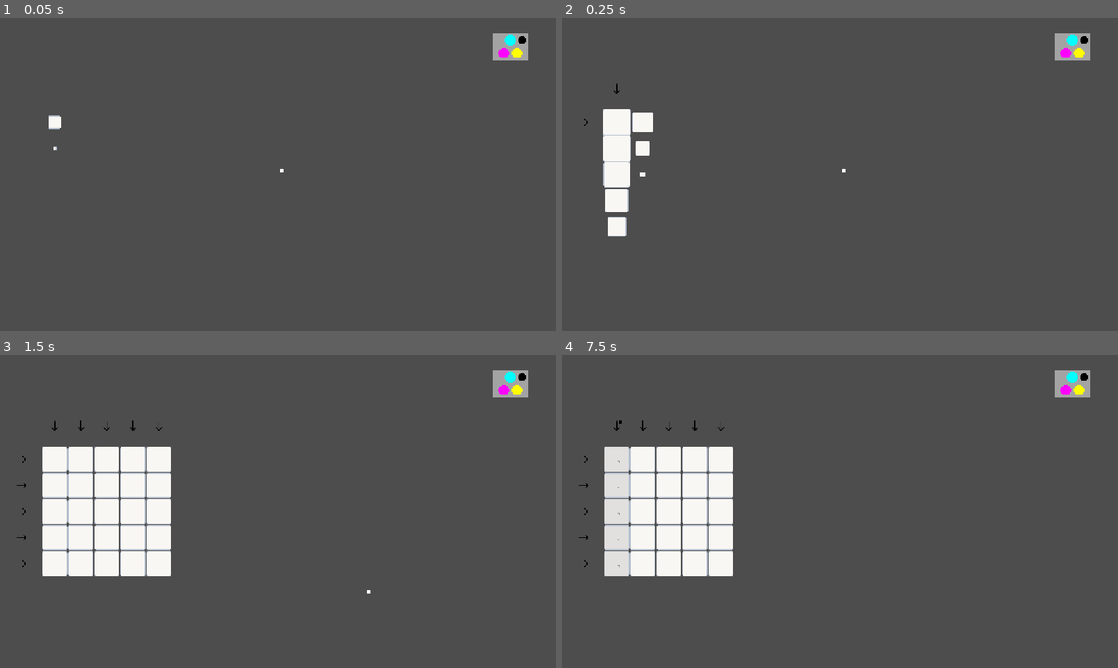
Above: before the commit, frames 1-4 (two rows, left to right).
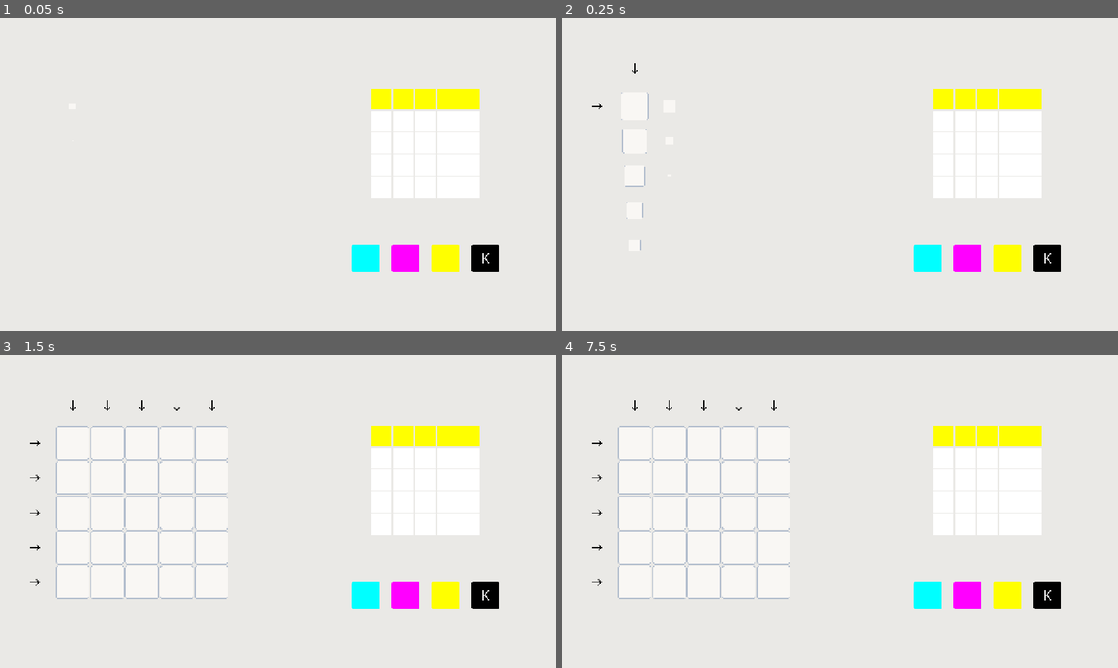
Above: after the commit, the same moments.

Repository: kaminaryu/printing-game
Game: Godot game, scene res://Scenes/main.tscn
Same seed, same stepped clock (60 frames per second), same inputs: the game is played once before the commit and once after it.
Inputs (mouse positions are in pixels of both pictures, inside the frame that each line leads up to):
- Up to frame 1 (0.05 s): no input
- Up to frame 2 (0.25 s): no input
- Up to frame 3 (1.5 s): click (55, 426) at 0.52 s; click (366, 596) at 1.27 s
- Up to frame 4 (7.5 s): click (967, 596) at 2.02 s; click (1006, 596) at 2.77 s; click (1045, 596) at 3.52 s; click (1073, 376) at 4.27 s; click (1067, 389) at 5.02 s; click (1079, 389) at 5.77 s; click (1084, 376) at 6.52 s; click (617, 426) at 7.27 s

The runs differ from the first frame. In frame 1, 100% of the frame differs, in the area x 0-100%, y 0-100%; in frame 2, 98%; in frame 3, 92%; in frame 4, 92%.

Commit message:
feat: Added target grid and win check

Diff:
--- a/Objects/Printer/PrintingGrid/grid_cell.gd
+++ b/Objects/Printer/PrintingGrid/grid_cell.gd
@@ -16,7 +16,6 @@
 	var current_step: String = SaveStatesManager.get_current_step()
 	saved_color[current_step] = color_key()
 	saved_lock[current_step]  = is_ink_locked()
-	print(saved_color)
 
 func _same_color_safeguard(channel: String) -> bool :
 	match channel :
--- /dev/null
+++ b/Objects/Printer/PrintingGrid/grid_square.tscn
@@ -0,0 +1,27 @@
+[gd_scene format=3 uid="uid://oavxnkekmrxa"]
+
+[ext_resource type="Texture2D" uid="uid://cbyrtdsa1tsft" path="res://Assets/Rectangle 1 (1).png" id="1_raani"]
+[ext_resource type="Texture2D" uid="uid://cf5cxmkadxnl8" path="res://Assets/highlight.png" id="2_mswmv"]
+[ext_resource type="Texture2D" uid="uid://ccyrcxvy1ooba" path="res://Assets/LockIndicator.png" id="2_raani"]
+
+[node name="GridSquare" type="Node2D" unique_id=1659444708]
+texture_filter = 1
+
+[node name="GridTexture" type="Sprite2D" parent="." unique_id=1318791069]
+texture = ExtResource("1_raani")
+
+[node name="HighlightOverlay" type="Sprite2D" parent="." unique_id=1016898037]
+visible = false
+texture = ExtResource("2_mswmv")
+
+[node name="LockIndicator" type="Node2D" parent="." unique_id=259100076]
+visible = false
+
+[node name="Shadow" type="Sprite2D" parent="LockIndicator" unique_id=135730023]
+modulate = Color(0.011764706, 0.011764706, 0.011764706, 0.40392157)
+position = Vector2(11, 11)
+texture = ExtResource("2_raani")
+
+[node name="Main" type="Sprite2D" parent="LockIndicator" unique_id=1262207505]
+position = Vector2(10.5, 10.5)
+texture = ExtResource("2_raani")
--- a/Objects/Printer/PrintingGrid/line_picker.gd
+++ /dev/null
@@ -1,16 +0,0 @@
-extends TextureButton
-
-signal paint_requested(print_request: Dictionary)
-
-var grid_alignment: String
-var grid_index: int
-
-
-func _on_button_down() -> void :
-	if (!ColorManager.is_selecting_color()) :
-		return
-
-	paint_requested.emit({
-		"grid_alignment": grid_alignment,
-		"grid_index": grid_index,
-	})
--- a/Objects/Printer/PrintingGrid/line_picker.tscn
+++ /dev/null
@@ -1,16 +0,0 @@
-[gd_scene format=3 uid="uid://8jouw18bf53t"]
-
-[ext_resource type="Texture2D" uid="uid://bwu6q31p51roj" path="res://Assets/Arrow.png" id="1_hoftr"]
-[ext_resource type="Script" uid="uid://dye52h842pph" path="res://Objects/Printer/PrintingGrid/line_picker.gd" id="2_n5rfh"]
-
-[node name="LinePicker" type="TextureButton" unique_id=1069555528]
-texture_filter = 1
-offset_left = -8.0
-offset_top = -8.0
-offset_right = 8.0
-offset_bottom = 8.0
-pivot_offset = Vector2(8, 8)
-texture_normal = ExtResource("1_hoftr")
-script = ExtResource("2_n5rfh")
-
-[connection signal="button_down" from="." to="." method="_on_button_down"]
--- a/Objects/Printer/PrintingGrid/printing_grid.gd
+++ b/Objects/Printer/PrintingGrid/printing_grid.gd
@@ -5,9 +5,11 @@
 @onready var cell_scene = preload("res://Objects/Printer/PrintingGrid/grid_cell.tscn")
 @onready var line_picker_scene = preload("res://Objects/Printer/PrintingGrid/painter.tscn")
 
-const MAX_GRID_BOUNDS: float = 300.0
+const MAX_GRID_BOUNDS: float = 400.0
 const CELL_GAP: int = 2
 const BUTTON_COLORS: Array[String] = ["#00FFFF", "#FF00FF", "#FFFF00", "#000000"]
+const PAINT_CASCADE_SPEED = 0.06
+const CELL_FADE_DURATION = 0.2
 
 var dynamic_square_size: float = 128.0
 var step_size: float = 130.0
@@ -15,10 +17,17 @@
 
 var grid: Array = []
 
+signal paint_cascade_finished
+
 func _ready() -> void :
+
+	SaveStatesManager.grid_redraw_request.connect(_set_cell_state)
+
+func setup_and_build(size: Vector2i) -> void:
+	grid_size = size
 	_init_grid()
 	_init_buttons()
-	SaveStatesManager.grid_redraw_request.connect(_set_cell_state)
+
 
 func _init_grid() -> void :
 	var max_axis_count: float = max(grid_size.x, grid_size.y)
@@ -59,12 +68,13 @@
 	var delay: float = (col * 0.15) + (row * 0.04)
 
 	tween.set_parallel(true)
-	tween.set_trans(Tween.TRANS_BACK)
+	tween.set_trans(Tween.TRANS_SINE)
 	tween.set_ease(Tween.EASE_OUT)
 	tween.tween_property(cell_node, "scale", target_scale, 0.4).set_delay(delay)
 
 
 func _init_buttons() -> void :
+	# Bumped to 48.0 per your previous request for a cleaner structural layout gap
 	const MARGIN: float = 48.0
 
 	for col in range(grid_size.x):
@@ -84,7 +94,6 @@
 		if btn:
 			btn.size = Vector2(dynamic_square_size, dynamic_square_size)
 			btn.position = -btn.size / 2.0
-
 
 		arrow.scale = Vector2.ZERO
 		add_child(arrow)
@@ -109,7 +118,6 @@
 			btn.size = Vector2(dynamic_square_size, dynamic_square_size)
 			btn.position = -btn.size / 2.0
 
-
 		arrow.scale = Vector2.ZERO
 		add_child(arrow)
 		_animate_arrow_entrance(arrow, 0, row)
@@ -117,13 +125,11 @@
 
 func _animate_arrow_entrance(arrow_node: Node2D, col: int, row: int) -> void:
 	var tween: Tween = create_tween()
-
 	var delay: float = 0.1 + (col * 0.15) + (row * 0.15)
 
 	tween.set_parallel(true)
 	tween.set_trans(Tween.TRANS_BACK)
 	tween.set_ease(Tween.EASE_OUT)
-
 	tween.tween_property(arrow_node, "scale", Vector2.ONE, 0.4).set_delay(delay)
 
 
@@ -147,6 +153,8 @@
 
 func _paint_column(col: int, channel: String) -> bool :
 	var lock_cell_count: int = 0
+	var tween: Tween = create_tween()
+
 	for row in range(grid_size.y):
 		var cell: Node = grid[col][row]
 
@@ -158,20 +166,26 @@
 			lock_cell_count += 1
 			continue
 
-		var changed_color: bool = cell.apply_ink(channel)
-
-		if (!changed_color) :
-			lock_cell_count += 1
-			continue
-
-		_update_cell_color(cell)
+		var delay: float = row * PAINT_CASCADE_SPEED
+
+		tween.tween_callback(func():
+			var changed_color: bool = cell.apply_ink(channel)
+			if (changed_color):
+				_update_cell_color(cell)
+		).set_delay(delay)
 
 	var locked: bool = (lock_cell_count == grid_size.y)
+
+	# Uses grid_size.y because columns go downwards vertically
+	var total_delay: float = (grid_size.y - 1) * PAINT_CASCADE_SPEED + CELL_FADE_DURATION
+	tween.tween_callback(func(): paint_cascade_finished.emit()).set_delay(total_delay)
 	return locked
 
 
 func _paint_row(row: int, channel: String) -> bool :
 	var lock_cell_count: int = 0
+	var tween: Tween = create_tween()
+
 	for col in range(grid_size.x):
 		var cell: Node = grid[col][row]
 
@@ -183,17 +197,20 @@
 			lock_cell_count += 1
 			continue
 
-		var changed_color: bool = cell.apply_ink(channel)
-
-		if (!changed_color) :
-			lock_cell_count += 1
-			continue
-
-		_update_cell_color(cell)
+		var delay: float = col * PAINT_CASCADE_SPEED
+
+		tween.tween_callback(func():
+			var changed_color: bool = cell.apply_ink(channel)
+			if (changed_color):
+				_update_cell_color(cell)
+		).set_delay(delay)
 
 	var locked: bool = (lock_cell_count == grid_size.x)
+
+	# FIXED: Changed from grid_size.y to grid_size.x because rows cascade horizontally!
+	var total_delay: float = (grid_size.x - 1) * PAINT_CASCADE_SPEED + CELL_FADE_DURATION
+	tween.tween_callback(func(): paint_cascade_finished.emit()).set_delay(total_delay)
 	return locked
-
 
 func _save_current_state() -> void :
 	SaveStatesManager.increase_step()
@@ -213,7 +230,13 @@
 func _update_cell_color(cell: Node) -> void :
 	var key: String = cell.color_key()
 	var hex: String = ColorManager.COLOR_GLOSSARY.get(key, "#676767")
-	cell.get_node("GridTexture").modulate = Color.from_string(hex, Color.PURPLE)
+	var target_color: Color = Color.from_string(hex, Color.PURPLE)
+
+	var color_tween: Tween = create_tween()
+	color_tween.set_trans(Tween.TRANS_LINEAR)
+	color_tween.set_ease(Tween.EASE_IN)
+	color_tween.tween_property(cell.get_node("GridTexture"), "modulate", target_color, 0.1)
+
 
 func _on_arrow_hovered(alignment: String, index: int) -> void:
 	if alignment == "col":
@@ -224,7 +247,7 @@
 	elif alignment == "row":
 		for col in range(grid_size.x):
 			var cell: Node = grid[col][index]
-			cell.get_node("HighlightOverlay").visible = false
+			cell.get_node("HighlightOverlay").visible = true
 
 func _clear_highlight() -> void:
 	for col in range(grid_size.x):
--- /dev/null
+++ b/Resources/Levels/level_1.tres
@@ -0,0 +1,8 @@
+[gd_resource type="Resource" script_class="LevelData" format=3 uid="uid://dvqu2yenj6lms"]
+
+[ext_resource type="Script" uid="uid://cioivj6k56epn" path="res://Resources/level_data.gd" id="1_0nvgt"]
+
+[resource]
+script = ExtResource("1_0nvgt")
+target_colors = Array[String](["001", "001", "001", "001", "001"])
+metadata/_custom_type_script = "uid://cioivj6k56epn"
--- /dev/null
+++ b/Resources/level_data.gd
@@ -0,0 +1,26 @@
+# level_data.gd
+extends Resource
+class_name LevelData
+
+@export_subgroup("Grid Configuration")
+@export var grid_size: Vector2i = Vector2i(5, 5)
+
+@export_subgroup("Solution Layout")
+@export var target_colors: Array[String] = []
+
+func get_target_grid_2d() -> Array:
+	var grid_2d: Array = []
+
+	for col in range(grid_size.x):
+		grid_2d.append([])
+
+	var index: int = 0
+	for row in range(grid_size.y):
+		for col in range(grid_size.x):
+			if index < target_colors.size():
+				grid_2d[col].append(target_colors[index])
+			else:
+				grid_2d[col].append("000")
+			index += 1
+
+	return grid_2d
--- /dev/null
+++ b/Scenes/ink_palette.gd
@@ -0,0 +1,18 @@
+extends HBoxContainer
+
+func _ready() -> void:
+	var group: ButtonGroup = get_child(0).button_group
+
+	if group:
+		group.pressed.connect(_on_bottle_selected)
+
+func _on_bottle_selected(button: BaseButton) -> void:
+	match button.name:
+		"Cyan":
+			ColorManager.selected_color = 0
+		"Magenta":
+			ColorManager.selected_color = 1
+		"Yellow":
+			ColorManager.selected_color = 2
+		"Key":
+			ColorManager.selected_color = 3
--- a/Scenes/main.gd
+++ b/Scenes/main.gd
@@ -1,4 +1,45 @@
 extends Node2D
+
+@export var current_level: LevelData
+
+@onready var printing_grid = $PrintingGrid
+@onready var target_preview_grid = $CanvasLayer/TargetGrid
+
+var target_grid_data: Array = []
+
+
+func _ready() -> void:
+	printing_grid.paint_cascade_finished.connect(_on_grid_updated)
+	if(current_level):
+		load_level(current_level)
+
+func load_level(level_data: LevelData) -> void:
+	current_level = level_data
+	target_grid_data = level_data.get_target_grid_2d()
+
+	# 1. Direct the UI component to draw itself
+	target_preview_grid.update_preview(level_data)
+
+	printing_grid.setup_and_build(level_data.grid_size)
+
+func _on_grid_updated() -> void:
+	if check_victory_condition():
+		_handle_level_victory()
+
+func check_victory_condition() -> bool:
+	if target_grid_data.is_empty() or printing_grid.grid.is_empty():
+		return false
+
+	for col in range(current_level.grid_size.x):
+		for row in range(current_level.grid_size.y):
+			var cell: Node = printing_grid.grid[col][row]
+			if cell.color_key() != target_grid_data[col][row]:
+				return false
+
+	return true
+
+func _handle_level_victory() -> void:
+	print("Level Cleared! Advancing game state...")
 
 func _input(event: InputEvent) -> void :
 	if (event.is_action_pressed("undo")) :
--- a/Scenes/main.tscn
+++ b/Scenes/main.tscn
@@ -1,22 +1,66 @@
-[gd_scene format=3 uid="uid://b51cck50u8a2w"]
+[gd_scene format=3 uid="uid://db8fia13a2akp"]
 
 [ext_resource type="PackedScene" uid="uid://iivroqoa8ayc" path="res://Objects/Printer/PrintingGrid/printing_grid.tscn" id="1_jjgbg"]
 [ext_resource type="Script" uid="uid://bfro6yuwkgdkj" path="res://Scenes/main.gd" id="1_jjvhh"]
-[ext_resource type="PackedScene" uid="uid://45i1rane3fvq" path="res://UI/Widgets/color_picker.tscn" id="2_bo1nx"]
-[ext_resource type="PackedScene" uid="uid://dewnfey8vrhg7" path="res://UI/Cursor/color_picker_indicator.tscn" id="3_8gbba"]
+[ext_resource type="Resource" uid="uid://dvqu2yenj6lms" path="res://Resources/Levels/level_1.tres" id="2_8gbba"]
+[ext_resource type="Script" uid="uid://db0ayoaavo3xb" path="res://Scenes/target_preview_grid.gd" id="4_jjvhh"]
+[ext_resource type="Script" uid="uid://c5wqouv11ks52" path="res://Scenes/ink_palette.gd" id="5_kry3j"]
+[ext_resource type="Texture2D" uid="uid://c7t7hgvxmyvjp" path="res://Assets/Cyan_Button.png" id="6_ynf5e"]
+[ext_resource type="Texture2D" uid="uid://dbsoa2lx04yjb" path="res://Assets/Magenta_Button.png" id="7_hptm8"]
+[ext_resource type="Texture2D" uid="uid://c70pva0x3x44h" path="res://Assets/Yellow_Button.png" id="8_d1ilt"]
+[ext_resource type="Texture2D" uid="uid://dmv1wnq5j1dge" path="res://Assets/Key_Button.png" id="9_6iyac"]
+
+[sub_resource type="ButtonGroup" id="ButtonGroup_kry3j"]
 
 [node name="Main" type="Node2D" unique_id=1872288472]
 script = ExtResource("1_jjvhh")
+current_level = ExtResource("2_8gbba")
 
 [node name="PrintingGrid" parent="." unique_id=1528432382 instance=ExtResource("1_jjgbg")]
-position = Vector2(246, 360)
+position = Vector2(327, 363)
 
 [node name="CanvasLayer" type="CanvasLayer" parent="." unique_id=1606522880]
 
-[node name="ColorPicker" parent="CanvasLayer" unique_id=1473046839 instance=ExtResource("2_bo1nx")]
-offset_left = -147.0
-offset_top = -684.0
-offset_right = -91.0
-offset_bottom = -644.0
+[node name="TargetGrid" type="Control" parent="CanvasLayer" unique_id=1142256806]
+layout_mode = 3
+anchors_preset = 0
+offset_left = 854.0
+offset_top = 163.0
+offset_right = 894.0
+offset_bottom = 203.0
+script = ExtResource("4_jjvhh")
+max_boundary_size = 250.0
+cell_gap = 3.0
 
-[node name="ColorPickerIndicator" parent="CanvasLayer" unique_id=1218155847 instance=ExtResource("3_8gbba")]
+[node name="Ink Palette" type="HBoxContainer" parent="CanvasLayer" unique_id=1133777245]
+offset_left = 810.0
+offset_top = 521.0
+offset_right = 1490.0
+offset_bottom = 649.0
+scale = Vector2(0.5, 0.5)
+theme_override_constants/separation = 56
+script = ExtResource("5_kry3j")
+
+[node name="Cyan" type="TextureButton" parent="CanvasLayer/Ink Palette" unique_id=1060580799]
+layout_mode = 2
+toggle_mode = true
+button_group = SubResource("ButtonGroup_kry3j")
+texture_normal = ExtResource("6_ynf5e")
+
+[node name="Magenta" type="TextureButton" parent="CanvasLayer/Ink Palette" unique_id=146648080]
+layout_mode = 2
+toggle_mode = true
+button_group = SubResource("ButtonGroup_kry3j")
+texture_normal = ExtResource("7_hptm8")
+
+[node name="Yellow" type="TextureButton" parent="CanvasLayer/Ink Palette" unique_id=252865151]
+layout_mode = 2
+toggle_mode = true
+button_group = SubResource("ButtonGroup_kry3j")
+texture_normal = ExtResource("8_d1ilt")
+
+[node name="Key" type="TextureButton" parent="CanvasLayer/Ink Palette" unique_id=1721163070]
+layout_mode = 2
+toggle_mode = true
+button_group = SubResource("ButtonGroup_kry3j")
+texture_normal = ExtResource("9_6iyac")
--- /dev/null
+++ b/Scenes/target_preview_grid.gd
@@ -0,0 +1,57 @@
+# target_preview.gd
+extends Control  # Changed from GridContainer to Control for manual sizing freedom
+
+## The maximum bounding box width and height the preview grid is allowed to occupy
+@export var max_boundary_size: float = 128.0
+
+## The pixel gap separation between the miniature color squares
+@export var cell_gap: float = 1.0
+
+func update_preview(level_data: LevelData) -> void:
+	# 1. Clear out old blocks
+	for child in get_children():
+		child.queue_free()
+
+	var grid_x: int = level_data.grid_size.x
+	var grid_y: int = level_data.grid_size.y
+
+	# 2. Find the largest dimension to determine our restrictive scaling factor
+	var max_dimension: int = max(grid_x, grid_y)
+
+	# 3. Calculate total space consumed by gaps along that maximum dimension
+	var total_gap_space: float = cell_gap * (max_dimension - 1)
+
+	# 4. Math: (Max Boundary Size - Total Gaps) / Total Grid Blocks = Size of 1 Block
+	var calculated_block_size: float = (max_boundary_size - total_gap_space) / max_dimension
+	var pixel_size: Vector2 = Vector2(calculated_block_size, calculated_block_size)
+
+	# 5. Calculate centering offsets if the grid is non-square (e.g. 3x5 or 5x3)
+	var total_grid_width: float = (grid_x * calculated_block_size) + ((grid_x - 1) * cell_gap)
+	var total_grid_height: float = (grid_y * calculated_block_size) + ((grid_y - 1) * cell_gap)
+	var offset: Vector2 = Vector2(
+		(max_boundary_size - total_grid_width) / 2.0,
+		(max_boundary_size - total_grid_height) / 2.0
+	)
+
+	# Fetch the sorted 2D grid matrix data from our level object
+	var grid_2d: Array = level_data.get_target_grid_2d()
+
+	# 6. Spawn and position the UI ColorRects manually using our math
+	for row in range(grid_y):
+		for col in range(grid_x):
+			var pixel: ColorRect = ColorRect.new()
+
+			# Set the precise dynamic size
+			pixel.size = pixel_size
+
+			# Calculate exact position matching your gameplay PrintingGrid layout math
+			var pos_x: float = offset.x + (col * (calculated_block_size + cell_gap))
+			var pos_y: float = offset.y + (row * (calculated_block_size + cell_gap))
+			pixel.position = Vector2(pos_x, pos_y)
+
+			# Assign colors
+			var target_key: String = grid_2d[col][row]
+			var hex: String = ColorManager.COLOR_GLOSSARY.get(target_key, "#676767")
+			pixel.color = Color.from_string(hex, Color.PURPLE)
+
+			add_child(pixel)
--- a/project.godot
+++ b/project.godot
@@ -11,9 +11,12 @@
 [application]
 
 config/name="printer"
-run/main_scene="uid://b51cck50u8a2w"
+run/main_scene="uid://db8fia13a2akp"
 config/features=PackedStringArray("4.6", "GL Compatibility")
 config/icon="res://icon.svg"
+run/defaults/default_clear_color=Color(0.3, 0.3, 0.3, 1)
+run/size/viewport_height=360
+run/size/viewport_width=1280
 
 [autoload]
 
@@ -60,4 +63,5 @@
 rendering_device/driver.windows="d3d12"
 renderer/rendering_method="gl_compatibility"
 renderer/rendering_method.mobile="gl_compatibility"
+environment/defaults/default_clear_color=Color(0.91764706, 0.9137255, 0.9019608, 1)
 viewport/size/viewport_height=720
Binary file added: Assets/Cyan_Button.png
Not shown, added: Assets/Cyan_Button.png.import
Binary file added: Assets/Key_Button.png
Not shown, added: Assets/Key_Button.png.import
Binary file added: Assets/Magenta_Button.png
Not shown, added: Assets/Magenta_Button.png.import
Binary file added: Assets/Yellow_Button.png
Not shown, added: Assets/Yellow_Button.png.import
Not shown: 1 places in Objects/Printer/PrintingGrid/grid_cell.tscn that only renumber resources
Not shown, removed: Objects/Printer/PrintingGrid/line_picker.gd.uid
Not shown, added: Resources/level_data.gd.uid
Not shown, added: Scenes/ink_palette.gd.uid
(and 1 more such lines)
